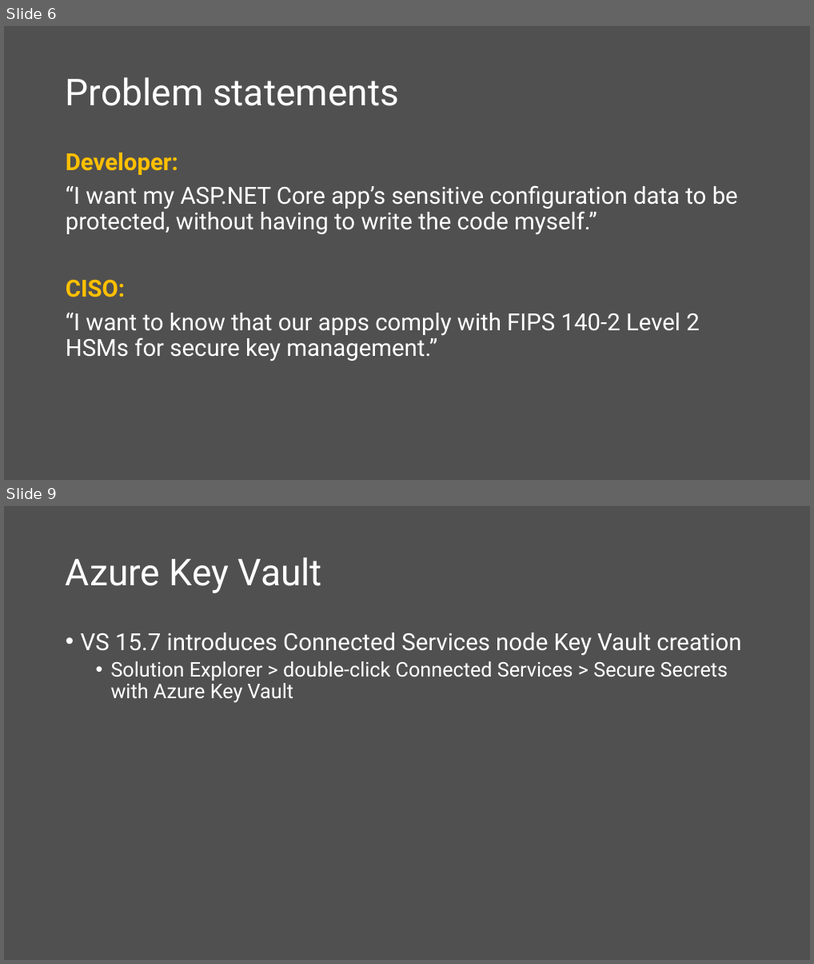
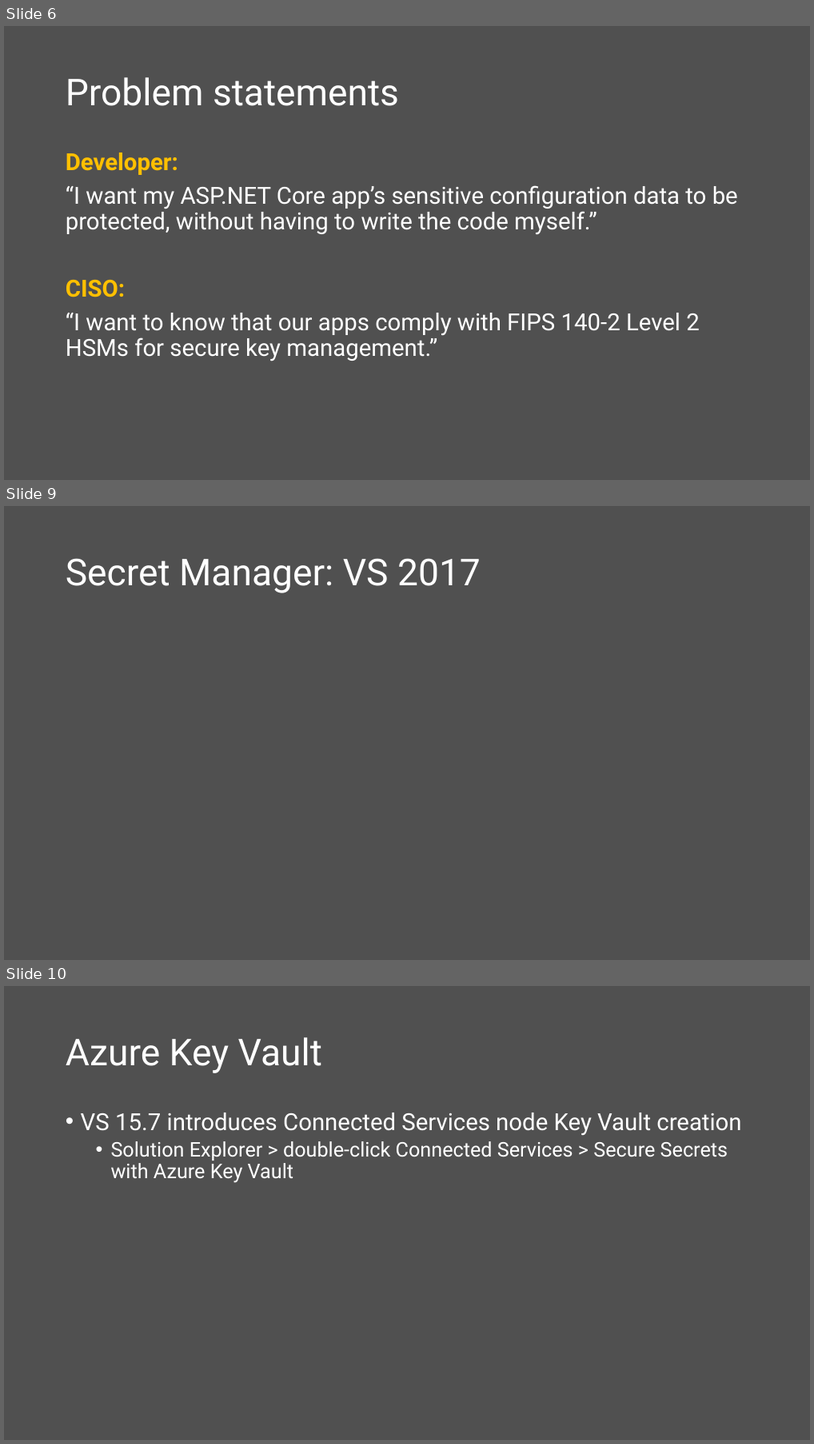
Before and after one commit to scottaddie/slide-decks, a slide deck: Protecting App Secrets.pptx. Shown one above the other, each under a label of ours: slides 6 and 9 before the commit, slides 6, 9 and 10 after it; the slides between them are not shown. The pictures are 814x964 and 814x1444 pixels, drawn with LibreOffice and Linux fonts; fonts in the diff are those of the drawing. Boxes give left, top, right and bottom in pixels: in the first picture for what was removed or moved away, otherwise in the second. Text is boxed around its words. In the diff, an @@ line names an element or a change of style, - is before the commit and + after.

Commit message:
Add Secret Manager in CLI slide

```diff
--- a/Protecting App Secrets.pptx
+++ b/Protecting App Secrets.pptx
@@ slide 9 added at (4,506,810,960), background #505050 @@
@@ title added at (66,558,481,593), 44 pt, text #FFFFFF @@
+Secret Manager: VS 2017
@@ what was slide 9 is now slide 10 @@
```
Also in this commit, not shown: 2 slides changed, 1 other slide added.
